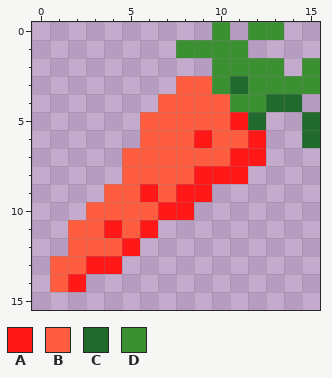
File history of a pixel-art sprite, img/carotte.png. Above is the file before it was changed.
The file is 32x32 pixels, drawn in blocks of 2x2; one block is one cell here.
Palette (. is transparent): A #ff1818  B #ff5d3f  C #216a2e  D #3b9032
Pixels before, first column x 1:
 0 .........D.DD..
 1 .......DDDD....
 2 .........DDDD.D
 3 .......BBDCDDDD
 4 ......BBBBDDCC.
 5 .....BBBBBAC..C
 6 .....BBBABBA..C
 7 ....BBBBBBAA...
 8 ....BBBBAAA....
 9 ...BBABAA......
10 ..BBBBAA.......
11 .BBABA.........
12 .BBBA..........
13 BBAA...........
14 BA.............
Once edited:
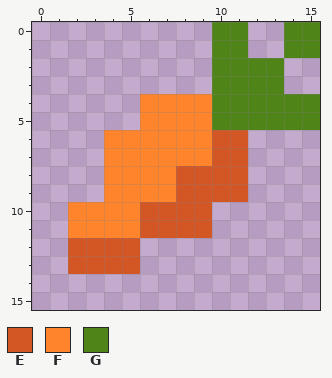
Colours new in this view: E #d35725  F #ff842c  G #4e8418
Change:
Changed rows in their new state; - is an unchanged pixel.
first column x 1:
 0 ---------GG..GG
 1 -------..GG--GG
 2 ---------GGGG-.
 3 -------..GGGG..
 4 -----FFFFGGGGGG
 5 -----FFFFGGGGGG
 6 ---FFFFFFEE.--.
 7 ---FFFFFFEE.---
 8 ---FFFFEEEE----
 9 ---FFFFEEEE----
10 -FFFFEEEE------
11 -FFFFEEEE------
12 -EEEE----------
13 .EEEE----------
14 ..-------------
Pixel boxes of the changes (left, top, right, bottom) in both pictures:
changed: (50, 22, 320, 292)
